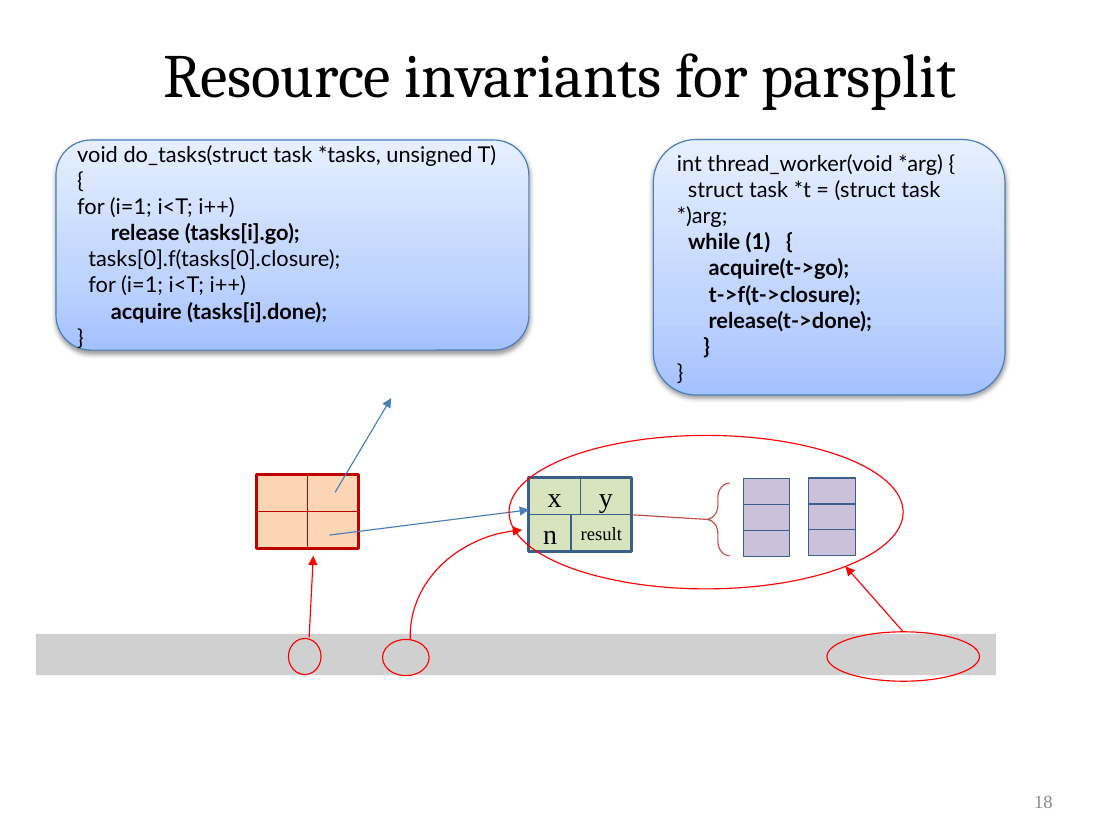
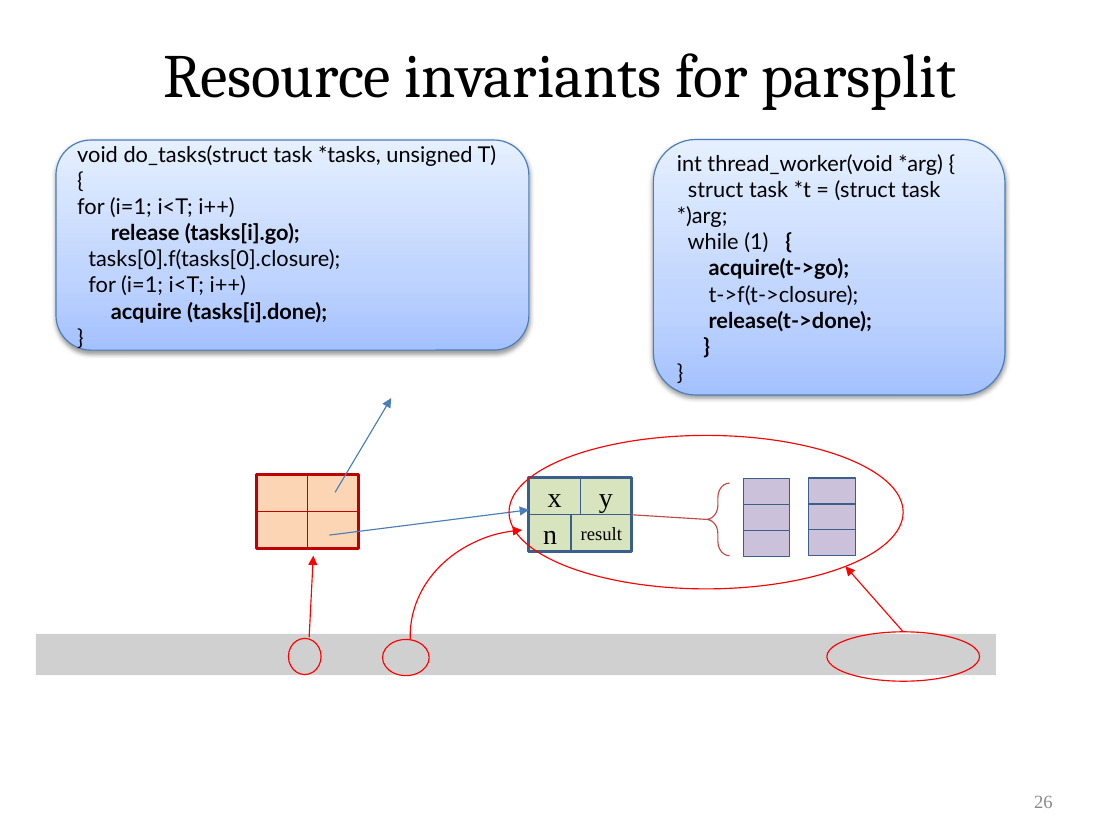
Before and after one commit to VeriNum/pardotprod, a slide deck: slide 26 of doc/Parallel Dot Product.pptx (slide 18 before the commit). Drawn at 1120x840 pixels with LibreOffice and Linux fonts; fonts in the diff are those of the drawing; grey boxes stand for pictures. Boxes give left, top, right and bottom in pixels: in the first picture for what was removed or moved away, otherwise in the second. Text is boxed around its words. In the diff, an @@ line names an element or a change of style, - is before the commit and + after.

```diff
--- a/doc/Parallel Dot Product.pptx
+++ b/doc/Parallel Dot Product.pptx
@@ text in rounded rectangle at (x1=688, y1=232, x2=859, y2=305): bold off in "while (1)", "t->f(t->closure);" @@
@@ page number at (x1=1034, y1=796, x2=1053, y2=808): text changed @@
-18
+26
```
Also in this commit, not shown: 1 other slide changed, 8 slides added, 6 other files.
